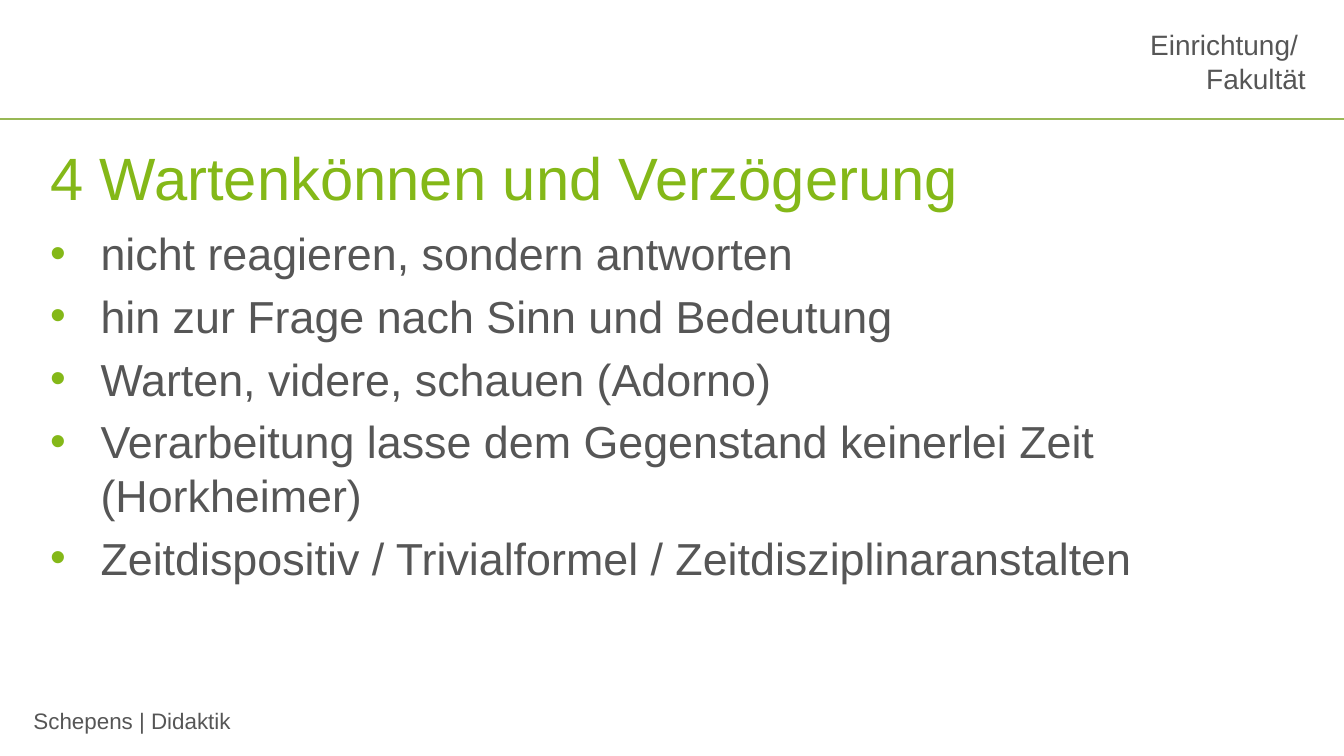
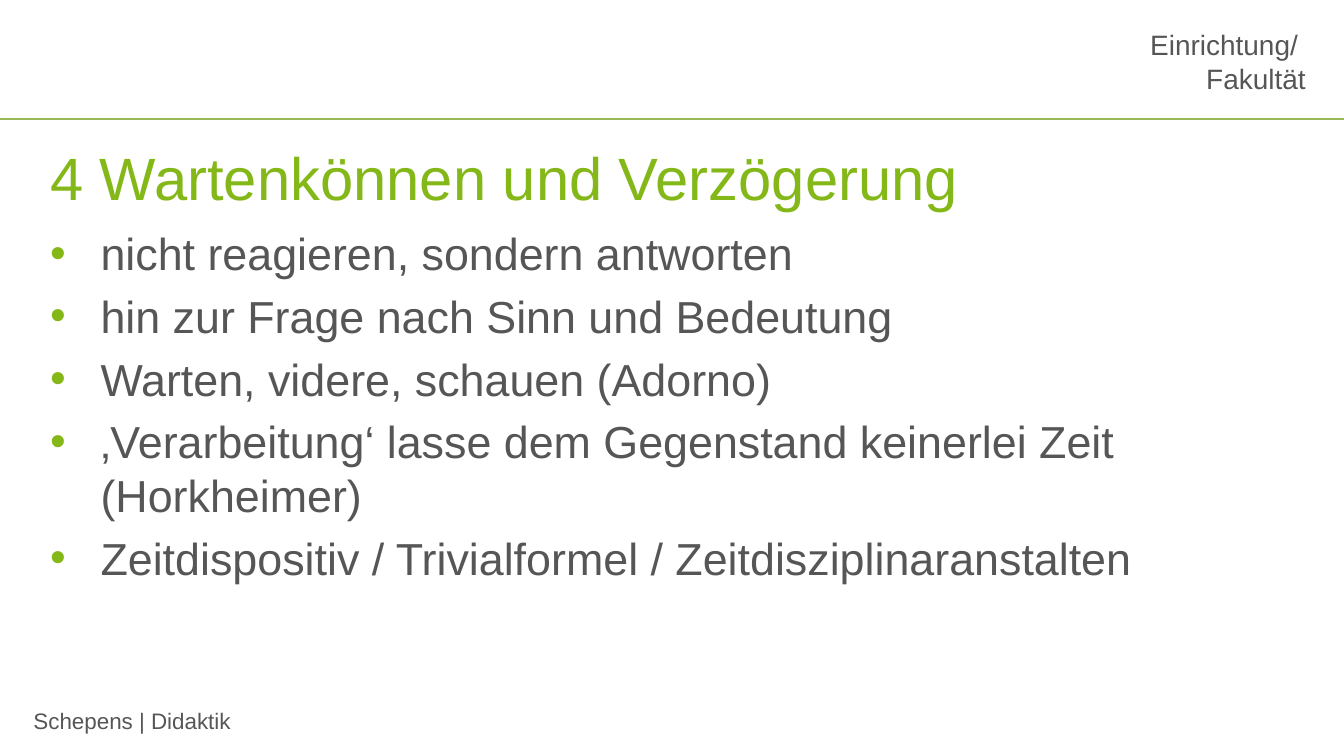
Before and after one commit to jobschepens/didakt22, a slide deck: slide 7 of folien/week4.pptx (slide 5 before the commit). Drawn at 1344x756 pixels with LibreOffice and Linux fonts; fonts in the diff are those of the drawing; background and template pictures are left out. Boxes give left, top, right and bottom in pixels: in the first picture for what was removed or moved away, otherwise in the second. Text is boxed around its words. In the diff, an @@ line names an element or a change of style, - is before the commit and + after.

```diff
--- a/folien/week4.pptx
+++ b/folien/week4.pptx
@@ text at (101,425,1114,521): text changed @@
-• Verarbeitung lasse dem Gegenstand keinerlei Zeit (Horkheimer)
+• ‚Verarbeitung‘ lasse dem Gegenstand keinerlei Zeit (Horkheimer)
```
Also in this commit, not shown: 2 other slides changed, 2 slides added.
